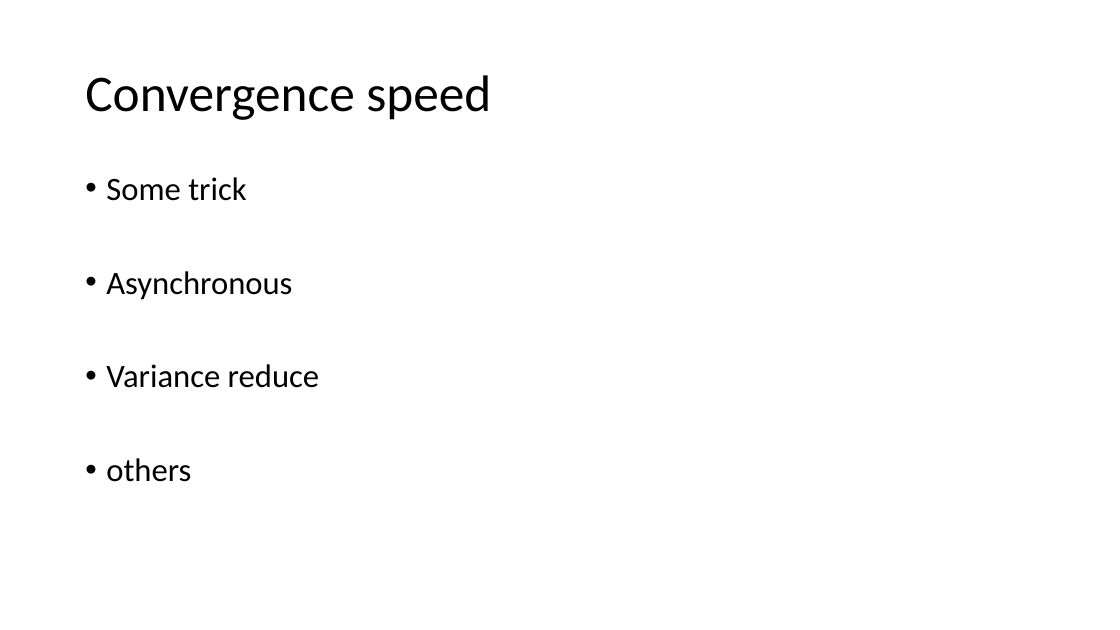
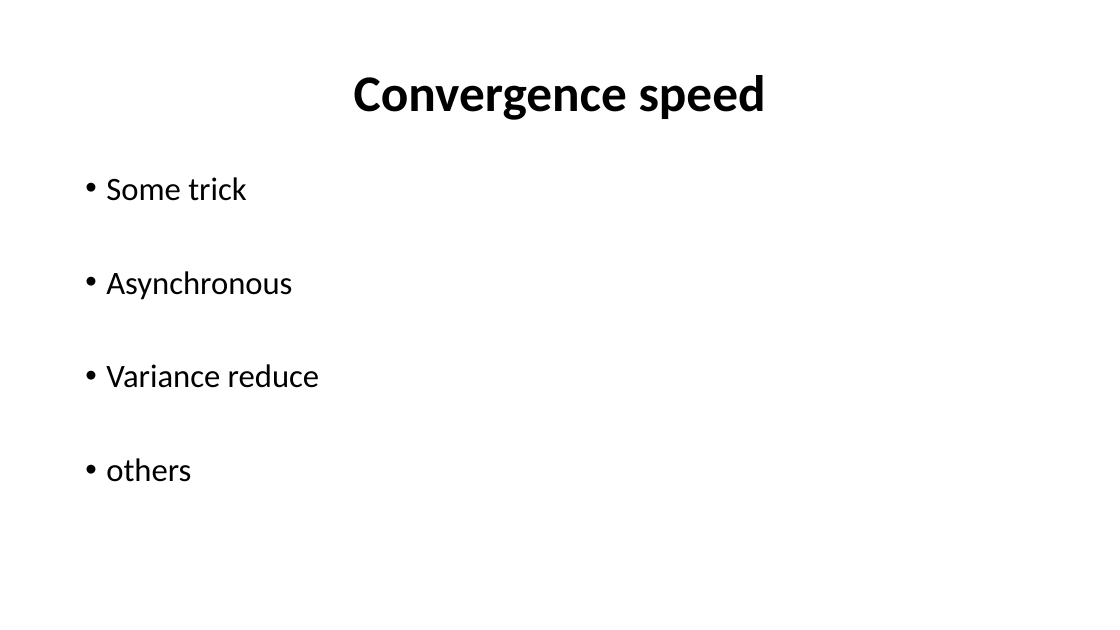
Before and after one commit to xfdywy/RL, a slide deck: slide 13 of FirstSeminar/ThurDRL.pptx (slide 16 before the commit). Drawn at 1120x630 pixels with LibreOffice and Linux fonts; fonts in the diff are those of the drawing. Boxes give left, top, right and bottom in pixels: in the first picture for what was removed or moved away, otherwise in the second. Text is boxed around its words. In the diff, an @@ line names an element or a change of style, - is before the commit and + after.

```diff
--- a/FirstSeminar/ThurDRL.pptx
+++ b/FirstSeminar/ThurDRL.pptx
@@ title "Convergence speed" at [354, 75, 766, 120]: bold on; alignment left to centre @@
```
Also in this commit, not shown: 6 other slides changed, 7 slides added, 1 slide removed.
